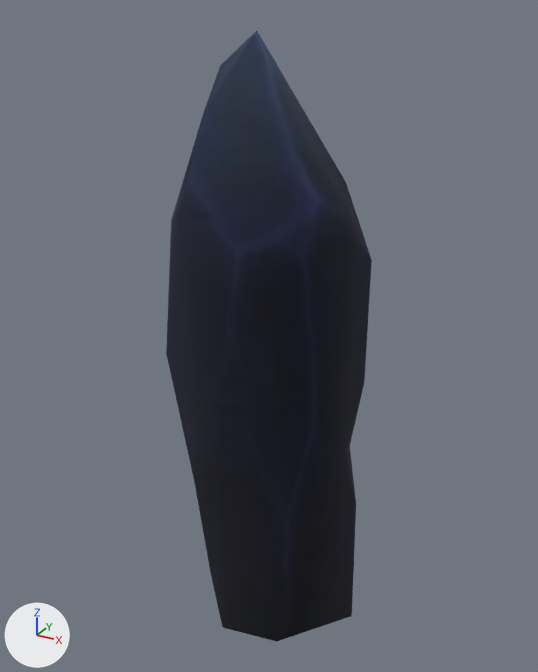
The glTF model 3d/mine-hantee/models/storm_doodad_kingscrest_minecrystals_01.glb as it was, and as the next commit left it.
Before and after are seen from a 50 mm camera at (1.642, -3.132, 3.196) aimed at (-0.043, -0.069, 1.664). Lighting does not change. The marker at lower left points along +X, +Y and +Z. The older version comes first. Vertices at exactly the same position are counted once.
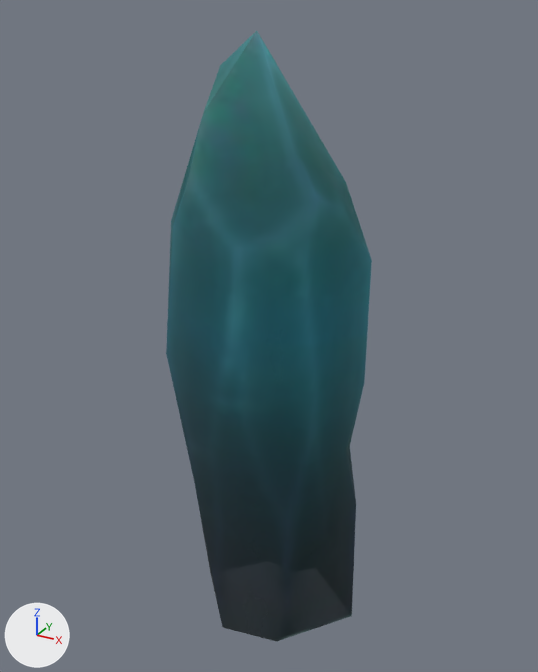
Where the newer file only moved an object's origin or applied its transform, the numbers keep the older frame.

What changed in the scene script:
```text
Add img_storm_kingscrest_minecrystals_blue_glow_lum_jpg:
    img_storm_kingscrest_minecrystals_blue_glow_lum_jpg = load_image('storm_kingscrest_minecrystals_blue_glow_lum.jpg', '../textures/storm_kingscrest_minecrystals_blue_glow_lum.jpg', 256, 128, 'sRGB')
Add img_storm_kingscrest_minecrystals_blue_diff_storm_kingscrest_minecrystals_blue_diff_fx_png:
    img_storm_kingscrest_minecrystals_blue_diff_storm_kingscrest_minecrystals_blue_diff_fx_png = load_image('storm_kingscrest_minecrystals_blue_diff_storm_kingscrest_minecrystals_blue_diff_fx.png', '../textures/storm_kingscrest_minecrystals_blue_diff_storm_kingscrest_minecrystals_blue_diff_fx.png', 256, 128, 'sRGB')
Change mat_material_0:
    remove # nodes: BsdfPrincipled, OutputMaterial, TexImage
    remove # uses the picture img_storm_kingscrest_minecrystals_blue_diff_jpg
    nodes: BsdfPrincipled, Mapping x2, OutputMaterial, TexImage x2, UVMap x2
    uses the picture img_storm_kingscrest_minecrystals_blue_diff_storm_kingscrest_minecrystals_blue_diff_fx_png
    uses the picture img_storm_kingscrest_minecrystals_blue_glow_lum_jpg
Change me_mesh_0:
    where me_mesh_0.from_pydata(...)  # 46 vertices, 83 faces; spans x -0.52..0.47, y -0.6..0.36, z -0.03..3.11
    used by ob_mesh_0; location = (0.0, 0.0, 0.0)
    me_mesh_0 part 1: 83 kept faces spanning x -0.52..0.47, y -0.6..0.36, z -0.03..3.11 get new texture (UV) coordinates
```

Pixel boxes [x1, y1, x2, y2] of what changed, in the pictures (538 x 672 px):
'Mesh_0', surface changed (lighter)
    both: [166, 31, 372, 641]
